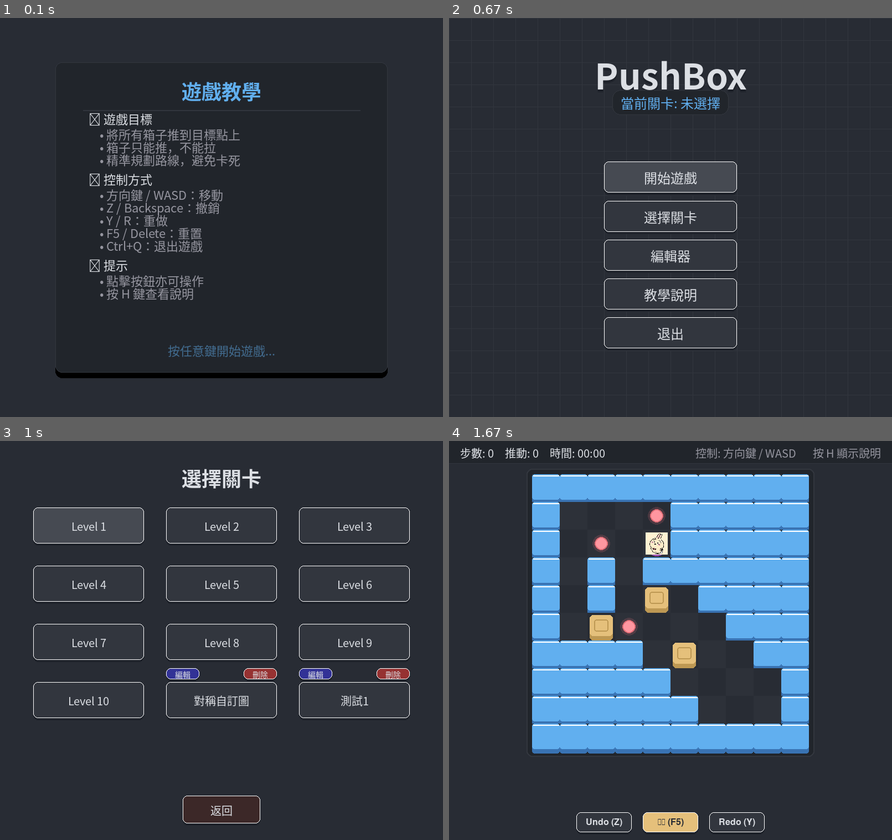
Above: before the commit, frames 1-4 (two rows, left to right).
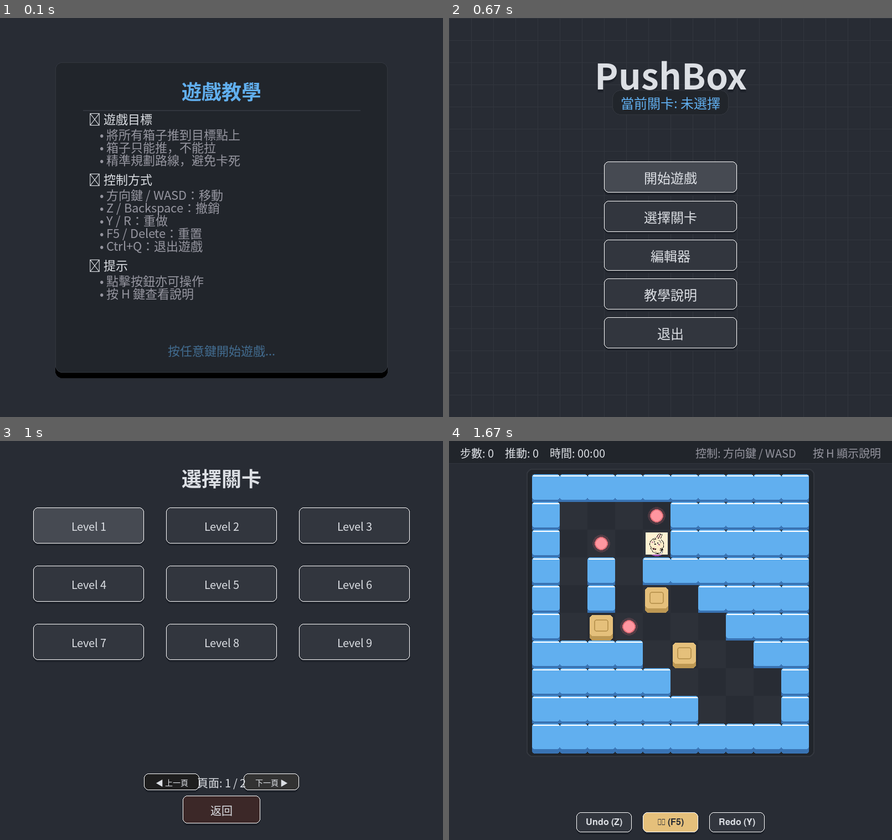
Above: after the commit, the same moments.

Repository: YI-TING-EE13/Pushbox-Pygame
Game: pygame game, started from main.py
Two runs of this game, one before a commit and one after it. Both use one fixed random seed, a clock stepped at 60 frames per second and the inputs below.
Inputs (mouse positions are in pixels of both pictures, inside the frame that each line leads up to):
- Up to frame 1 (0.1 s): no input
- Up to frame 2 (0.67 s): hold Enter from 0.33 s (still down); hold Right from 0.33 s (still down); move the mouse to (652, 233) at 0.37 s
- Up to frame 3 (1 s): release Enter at 0.8 s; release Right at 0.8 s; click "選擇關卡" at 0.93 s
- Up to frame 4 (1.67 s): tap Enter at 1.22 s; hold Right from 1.55 s (still down)

Frames 1-2 are identical in both runs. In frame 3, 1.6% of the frame differs, in the area x 7-93%, y 56-88%; in frame 4, nothing differs.

Commit message:
feat: add advanced default levels and selector pagination

Diff:
--- a/src/pushbox/utils/constants.py
+++ b/src/pushbox/utils/constants.py
@@ -186,4 +186,52 @@
         [1, 0, 0, 0, 0, 0, 0, 0, 0, 1],
         [1, 1, 1, 1, 1, 1, 1, 1, 1, 1],
     ],
+    "Level 11": [
+        [1, 1, 1, 1, 1, 1, 1, 1],
+        [1, 0, 0, 0, 2, 0, 0, 1],
+        [1, 0, 1, 0, 3, 0, 0, 1],
+        [1, 0, 4, 0, 1, 0, 0, 1],
+        [1, 0, 0, 0, 3, 0, 2, 1],
+        [1, 0, 0, 0, 0, 0, 0, 1],
+        [1, 1, 1, 1, 1, 1, 1, 1],
+    ],
+    "Level 12": [
+        [1, 1, 1, 1, 1, 1, 1, 1, 1],
+        [1, 0, 0, 0, 2, 0, 0, 0, 1],
+        [1, 0, 1, 0, 3, 0, 1, 0, 1],
+        [1, 0, 0, 0, 1, 0, 2, 0, 1],
+        [1, 0, 4, 0, 3, 0, 0, 0, 1],
+        [1, 0, 0, 0, 0, 0, 0, 0, 1],
+        [1, 1, 1, 1, 1, 1, 1, 1, 1],
+    ],
+    "Level 13": [
+        [1, 1, 1, 1, 1, 1, 1, 1, 1],
+        [1, 0, 2, 0, 2, 0, 0, 0, 1],
+        [1, 0, 3, 3, 1, 0, 0, 0, 1],
+        [1, 0, 0, 4, 1, 0, 0, 0, 1],
+        [1, 0, 0, 0, 3, 0, 2, 0, 1],
+        [1, 0, 0, 0, 0, 0, 0, 0, 1],
+        [1, 1, 1, 1, 1, 1, 1, 1, 1],
+    ],
+    "Level 14": [
+        [1, 1, 1, 1, 1, 1, 1, 1, 1, 1],
+        [1, 0, 0, 2, 0, 2, 0, 0, 0, 1],
+        [1, 0, 0, 3, 0, 3, 0, 0, 0, 1],
+        [1, 0, 1, 1, 0, 1, 1, 0, 0, 1],
+        [1, 0, 0, 0, 4, 0, 0, 0, 0, 1],
+        [1, 0, 0, 3, 0, 2, 0, 0, 0, 1],
+        [1, 0, 0, 0, 0, 0, 0, 0, 0, 1],
+        [1, 1, 1, 1, 1, 1, 1, 1, 1, 1],
+    ],
+    "Level 15": [
+        [1, 1, 1, 1, 1, 1, 1, 1, 1, 1],
+        [1, 0, 2, 0, 2, 0, 2, 0, 0, 1],
+        [1, 0, 3, 0, 3, 0, 3, 0, 0, 1],
+        [1, 0, 0, 1, 0, 1, 0, 0, 0, 1],
+        [1, 0, 0, 0, 4, 0, 0, 0, 0, 1],
+        [1, 0, 0, 1, 0, 1, 0, 0, 0, 1],
+        [1, 0, 0, 0, 3, 0, 0, 0, 0, 1],
+        [1, 0, 2, 0, 0, 0, 0, 0, 0, 1],
+        [1, 1, 1, 1, 1, 1, 1, 1, 1, 1],
+    ],
 }
--- a/src/pushbox/views/ui_components.py
+++ b/src/pushbox/views/ui_components.py
@@ -408,6 +408,13 @@
         self.on_delete: Optional[Callable[[str], None]] = None
         self.selected_index = 0
 
+        # Pagination fields
+        self.level_names_all: list[str] = []
+        self.progress_all: dict = {}
+        self.current_page = 0
+        self.levels_per_page = 9
+        self.nav_buttons: list[ModernButton] = []
+
     def _init_fonts(self) -> None:
         try:
             self.font = pygame.font.SysFont("microsoftyahei", 20)
@@ -434,7 +441,17 @@
         self.on_edit = on_edit
         self.on_delete = on_delete
         self.on_back_cb = on_back  # Store callback to rebuild button on draw if needed
-        self.selected_index = 0
+
+        # Preserve current_page if it remains within bounds, otherwise reset to 0
+        total_pages = max(
+            1, (len(level_names) + self.levels_per_page - 1) // self.levels_per_page
+        )
+        if self.current_page >= total_pages:
+            self.current_page = 0
+            self.selected_index = 0
+
+        self.level_names_all = level_names
+        self.progress_all = progress
 
         # Initial layout setup
         self._layout_buttons(level_names, progress)
@@ -443,6 +460,11 @@
         """Helper to layout buttons based on current screen size."""
         self.level_buttons.clear()
         self.action_buttons.clear()
+
+        # Page slicing
+        start_idx = self.current_page * self.levels_per_page
+        end_idx = min(start_idx + self.levels_per_page, len(level_names))
+        page_levels = level_names[start_idx:end_idx]
 
         cols = 3
         button_width = 200
@@ -455,25 +477,15 @@
         ) // 2
         start_y = 120
 
-        for i, level_name in enumerate(level_names):
+        default_level_names = {f"Level {i}" for i in range(1, 16)}
+
+        for i, level_name in enumerate(page_levels):
             col = i % cols
             row = i // cols
 
             x = start_x + col * (button_width + spacing_x)
             y = start_y + row * (button_height + spacing_y)
 
-            default_level_names = {
-                "Level 1",
-                "Level 2",
-                "Level 3",
-                "Level 4",
-                "Level 5",
-                "Level 6",
-                "Level 7",
-                "Level 8",
-                "Level 9",
-                "Level 10",
-            }
             is_custom = (
                 level_name.startswith("Custom") or level_name not in default_level_names
             )
@@ -549,6 +561,55 @@
             hover_color=(80, 50, 50),
         )
 
+        # Page navigation buttons layout
+        self.nav_buttons.clear()
+        total_pages = max(
+            1,
+            (len(self.level_names_all) + self.levels_per_page - 1)
+            // self.levels_per_page,
+        )
+        if total_pages > 1:
+            nav_y = self.screen.get_height() - 120
+            btn_w = 100
+            btn_h = 30
+            center_x = self.screen.get_width() // 2
+
+            def handle_prev() -> None:
+                if self.current_page > 0:
+                    self.current_page -= 1
+                    self.selected_index = 0
+                    self._layout_buttons(self.level_names_all, self.progress_all)
+
+            def handle_next() -> None:
+                if self.current_page < total_pages - 1:
+                    self.current_page += 1
+                    self.selected_index = 0
+                    self._layout_buttons(self.level_names_all, self.progress_all)
+
+            prev_btn = ModernButton(
+                center_x - 140,
+                nav_y,
+                btn_w,
+                btn_h,
+                "◀ 上一頁",
+                handle_prev,
+                self.small_font,
+                bg_color=(50, 50, 50) if self.current_page > 0 else (30, 30, 30),
+            )
+            next_btn = ModernButton(
+                center_x + 40,
+                nav_y,
+                btn_w,
+                btn_h,
+                "下一頁 ▶",
+                handle_next,
+                self.small_font,
+                bg_color=(50, 50, 50)
+                if self.current_page < total_pages - 1
+                else (30, 30, 30),
+            )
+            self.nav_buttons = [prev_btn, next_btn]
+
     def handle_event(self, event: pygame.event.Event) -> bool:
         # Handle mouse motion for syncing selection index
         if event.type == pygame.MOUSEMOTION:
@@ -559,6 +620,27 @@
 
         # Handle Keyboard Events
         elif event.type == pygame.KEYDOWN:
+            total_pages = max(
+                1,
+                (len(self.level_names_all) + self.levels_per_page - 1)
+                // self.levels_per_page,
+            )
+            # Safe Shift+Tab detection using event modifiers
+            is_shift = bool(getattr(event, "mod", 0) & pygame.KMOD_SHIFT)
+
+            if event.key == pygame.K_PAGEUP or (event.key == pygame.K_TAB and is_shift):
+                if self.current_page > 0:
+                    self.current_page -= 1
+                    self.selected_index = 0
+                    self._layout_buttons(self.level_names_all, self.progress_all)
+                    return True
+            elif event.key == pygame.K_PAGEDOWN or event.key == pygame.K_TAB:
+                if self.current_page < total_pages - 1:
+                    self.current_page += 1
+                    self.selected_index = 0
+                    self._layout_buttons(self.level_names_all, self.progress_all)
+                    return True
+
             if self.level_buttons:
                 if event.key in [pygame.K_RIGHT, pygame.K_d]:
                     if self.selected_index + 1 < len(self.level_buttons):
@@ -594,6 +676,9 @@
         for button in self.action_buttons:
             if button.handle_event(event):
                 return True
+        for button in self.nav_buttons:
+            if button.handle_event(event):
+                return True
         if self.back_button and self.back_button.handle_event(event):
             return True
         return False
@@ -611,6 +696,7 @@
             title_rect = title.get_rect(centerx=self.screen.get_width() // 2, y=40)
             self.screen.blit(title, title_rect)
 
+        # Draw Level Buttons on current page
         for idx, (button, level_name, _) in enumerate(self.level_buttons):
             button.selected = idx == self.selected_index
             button.draw(self.screen)
@@ -627,8 +713,28 @@
                 )
                 self.screen.blit(info_surface, info_rect)
 
+        # Draw Custom Action Buttons (Edit/Delete) on current page
         for button in self.action_buttons:
             button.draw(self.screen)
 
+        # Draw Page indicator text and nav buttons
+        total_pages = max(
+            1,
+            (len(self.level_names_all) + self.levels_per_page - 1)
+            // self.levels_per_page,
+        )
+        if total_pages > 1:
+            for button in self.nav_buttons:
+                button.draw(self.screen)
+            if self.font:
+                page_text = f"頁面: {self.current_page + 1} / {total_pages}"
+                page_surface = self.font.render(page_text, True, COLORS["text_main"])
+                page_rect = page_surface.get_rect(
+                    centerx=self.screen.get_width() // 2,
+                    centery=self.screen.get_height() - 105,
+                )
+                self.screen.blit(page_surface, page_rect)
+
+        # Draw Back Button
         if self.back_button:
             self.back_button.draw(self.screen)
--- a/tests/test_input.py
+++ b/tests/test_input.py
@@ -434,7 +434,7 @@
         nonlocal back_triggered
         back_triggered = True
 
-    levels = [f"Level {i}" for i in range(1, 11)]  # 10 levels
+    levels = [f"Level {i}" for i in range(1, 10)]  # 9 levels (fills exactly 1 page)
     progress = {}
 
     selector.setup(
@@ -491,15 +491,15 @@
     )  # selected_index - 1 >= 0 is false, not handled
     assert selector.selected_index == 0
 
-    # Move to last item (index 9)
-    selector.selected_index = 9
-    # Right on index 9 should be no-op (not handled)
+    # Move to last item (index 8)
+    selector.selected_index = 8
+    # Right on index 8 should be no-op (not handled)
     assert selector.handle_event(evt_right) is False
-    assert selector.selected_index == 9
-
-    # Down on index 9 should be no-op (not handled)
+    assert selector.selected_index == 8
+
+    # Down on index 8 should be no-op (not handled)
     assert selector.handle_event(evt_down) is False
-    assert selector.selected_index == 9
+    assert selector.selected_index == 8
 
     # 7. Enter triggers callback
     selector.selected_index = 5  # Level 6
@@ -537,3 +537,132 @@
     assert selector.selected_index == 3
 
     button.rect = original_rect
+
+
+def test_level_selector_pagination():
+    """Verify LevelSelector pagination bounds, custom levels, reset states.
+
+    Also verify page transition key triggers.
+    """
+    from src.pushbox.views.ui_components import LevelSelector
+
+    pygame.init()
+    screen = pygame.Surface((800, 720))
+    selector = LevelSelector(screen)
+
+    selected_level = None
+    on_edit_called = False
+    on_delete_called = False
+
+    def on_select(name: str) -> None:
+        nonlocal selected_level
+        selected_level = name
+
+    def on_edit(name: str) -> None:
+        nonlocal on_edit_called
+        on_edit_called = True
+
+    def on_delete(name: str) -> None:
+        nonlocal on_delete_called
+        on_delete_called = True
+
+    # 15 default levels + 1 custom level = 16 levels total (requires exactly 2 pages)
+    levels = [f"Level {i}" for i in range(1, 16)] + ["Custom 1"]
+    progress = {}
+
+    selector.setup(
+        level_names=levels,
+        progress=progress,
+        on_select=on_select,
+        on_back=lambda: None,
+        on_edit=on_edit,
+        on_delete=on_delete,
+    )
+
+    # A. Initial state checks (Page 1 / Page 0-indexed)
+    assert selector.current_page == 0
+    assert len(selector.level_buttons) == 9  # exactly 9 items on Page 0
+    assert selector.selected_index == 0
+
+    # Ensure no action buttons exist for default levels on Page 0
+    for _, _name, is_custom in selector.level_buttons:
+        assert is_custom is False
+    assert len(selector.action_buttons) == 0
+
+    # B. Flip to Page 2 using PageDown
+    evt_pagedown = pygame.event.Event(pygame.KEYDOWN, key=pygame.K_PAGEDOWN)
+    assert selector.handle_event(evt_pagedown) is True
+    assert selector.current_page == 1
+    assert selector.selected_index == 0
+    assert len(selector.level_buttons) == 7  # Level 10-15 (6) + Custom 1 (1) = 7 items
+
+    # C. Verify built-in vs custom classification on Page 2
+    # Verify Level 10-15 are built-in (is_custom is False) and Custom 1 is custom
+    for idx, (_, name, is_custom) in enumerate(selector.level_buttons):
+        if name == "Custom 1":
+            assert is_custom is True
+            assert idx == 6
+        else:
+            assert is_custom is False
+
+    # Ensure custom action buttons (Edit/Delete) exist exactly
+    # for the custom level on Page 2
+    assert len(selector.action_buttons) == 2  # Edit + Delete buttons
+
+    # D. Return to Page 1 using Shift+Tab
+    evt_shift_tab = pygame.event.Event(
+        pygame.KEYDOWN, key=pygame.K_TAB, mod=pygame.KMOD_SHIFT
+    )
+    assert selector.handle_event(evt_shift_tab) is True
+    assert selector.current_page == 0
+    assert selector.selected_index == 0
+
+    # E. Flip to Page 2 using Tab (without Shift)
+    evt_tab = pygame.event.Event(pygame.KEYDOWN, key=pygame.K_TAB, mod=0)
+    assert selector.handle_event(evt_tab) is True
+    assert selector.current_page == 1
+    assert selector.selected_index == 0
+
+    # F. Bounds verification: cannot go past the last page
+    assert (
+        selector.handle_event(evt_pagedown) is False
+    )  # Already on last page, not handled
+    assert selector.current_page == 1
+
+    # G. Returns to Page 1 using PageUp
+    evt_pageup = pygame.event.Event(pygame.KEYDOWN, key=pygame.K_PAGEUP)
+    assert selector.handle_event(evt_pageup) is True
+    assert selector.current_page == 0
+
+    # H. Bounds verification: cannot go before first page
+    assert (
+        selector.handle_event(evt_pageup) is False
+    )  # Already on first page, not handled
+    assert selector.current_page == 0
+
+    # I. Launching selection on Page 2
+    # Advance to Page 2 again
+    selector.handle_event(evt_pagedown)
+    assert selector.current_page == 1
+
+    # Select Level 10 (index 0 on page 2) and press Enter
+    selector.selected_index = 0
+    evt_enter = pygame.event.Event(pygame.KEYDOWN, key=pygame.K_RETURN)
+    assert selector.handle_event(evt_enter) is True
+    assert selected_level == "Level 10"
+
+    # J. Navigation bounds on Page 2 (7 items total)
+    assert selector.selected_index == 0
+    evt_down = pygame.event.Event(pygame.KEYDOWN, key=pygame.K_DOWN)
+
+    # Move Down (index 0 + 3 = 3) -> Level 13
+    assert selector.handle_event(evt_down) is True
+    assert selector.selected_index == 3
+
+    # Move Down (index 3 + 3 = 6) -> Custom 1
+    assert selector.handle_event(evt_down) is True
+    assert selector.selected_index == 6
+
+    # Move Down again on last row index 6 should be clamped (not handled)
+    assert selector.handle_event(evt_down) is False
+    assert selector.selected_index == 6
--- a/tests/test_level.py
+++ b/tests/test_level.py
@@ -361,9 +361,9 @@
     """Test all default levels meet game-design constraints."""
 
     def test_default_levels_exist_and_are_valid(self):
-        # 1. 10 default levels exist
-        assert len(DEFAULT_LEVELS) == 10
-        for i in range(1, 11):
+        # 1. 15 default levels exist
+        assert len(DEFAULT_LEVELS) == 15
+        for i in range(1, 16):
             assert f"Level {i}" in DEFAULT_LEVELS
 
         for name, grid in DEFAULT_LEVELS.items():
Not shown, changed: README.md
Not shown, changed: TESTING.md
